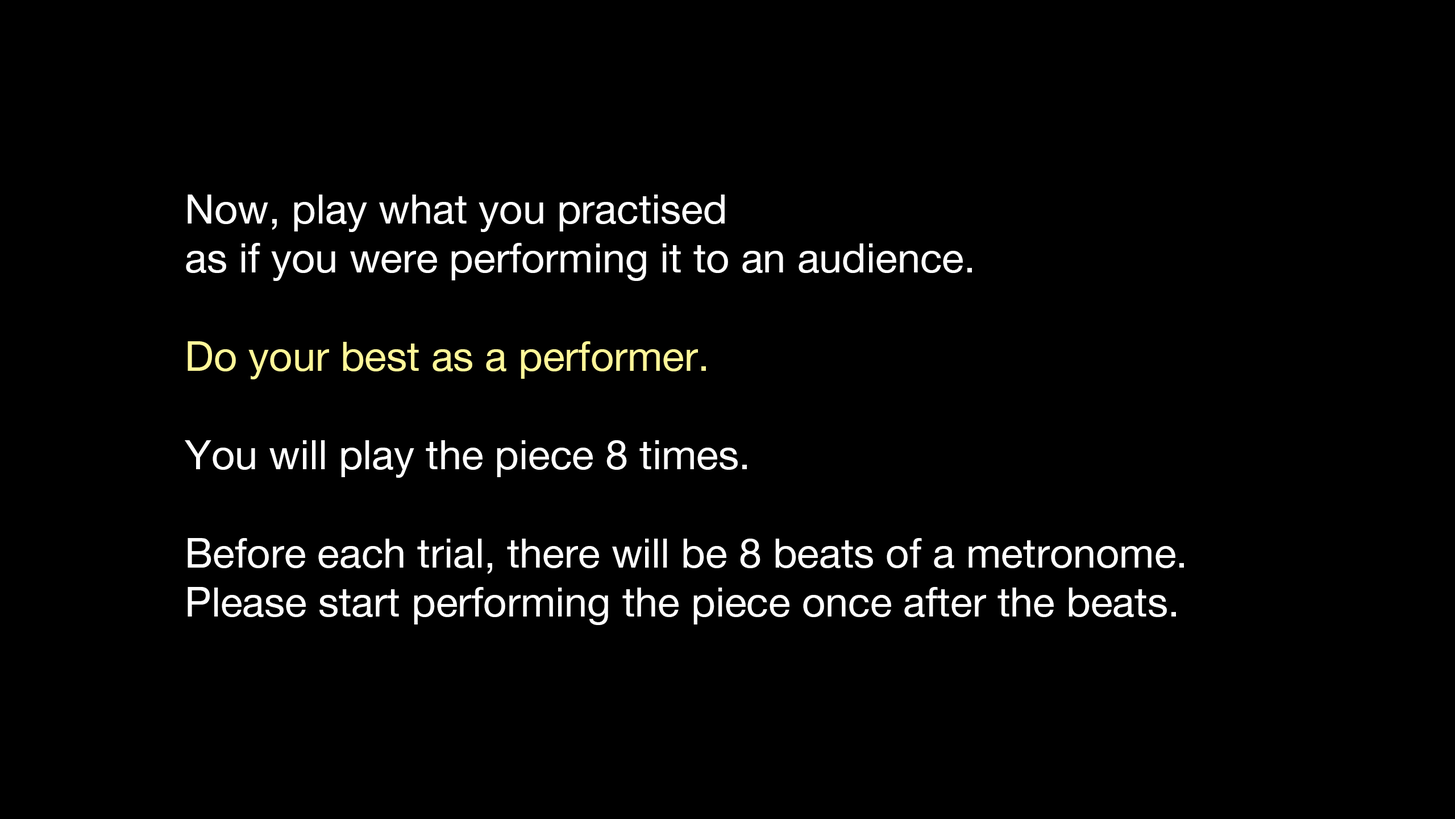
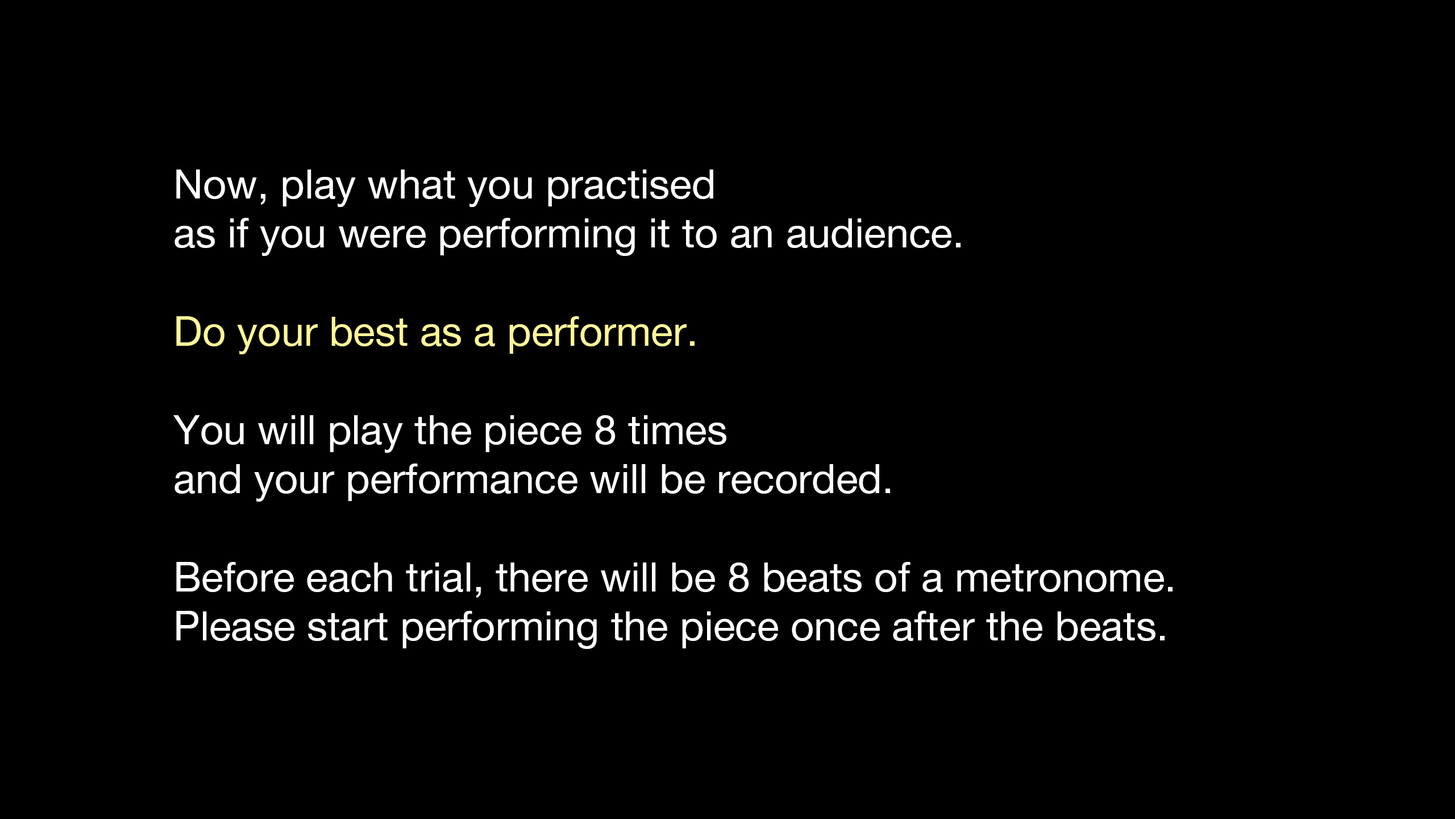
Comparing the layer stacks of the two 1455 × 819 images. Changes:
painted on "Now, play what you practised as if you were performing it to an" over [173, 169, 1185, 649]
